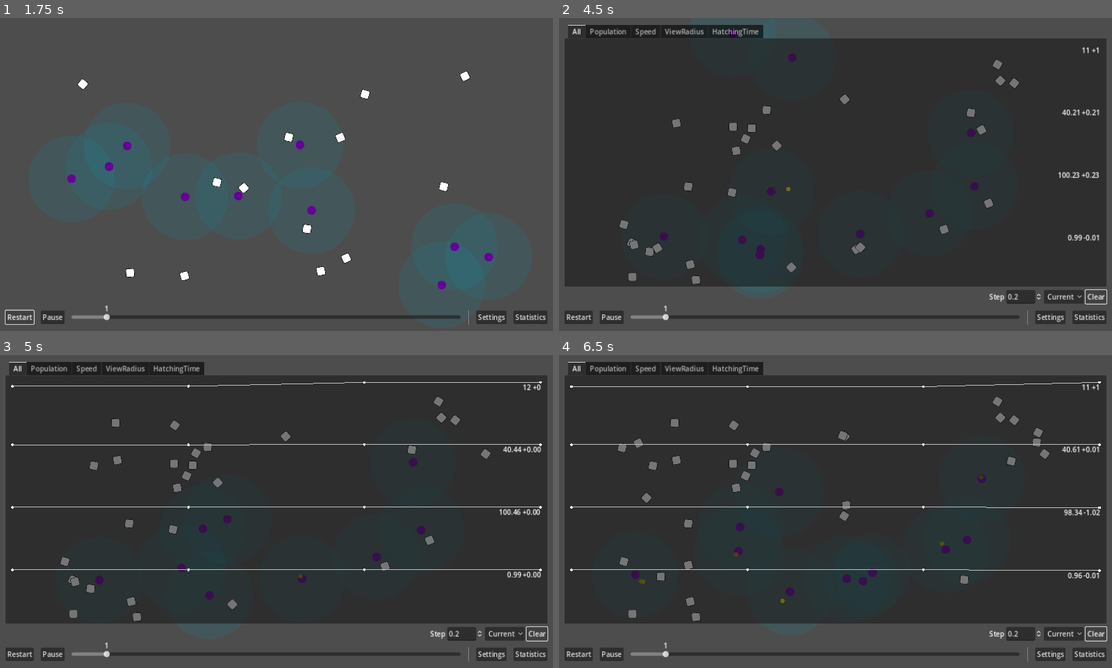
Above: before the commit, frames 1-4 (two rows, left to right).
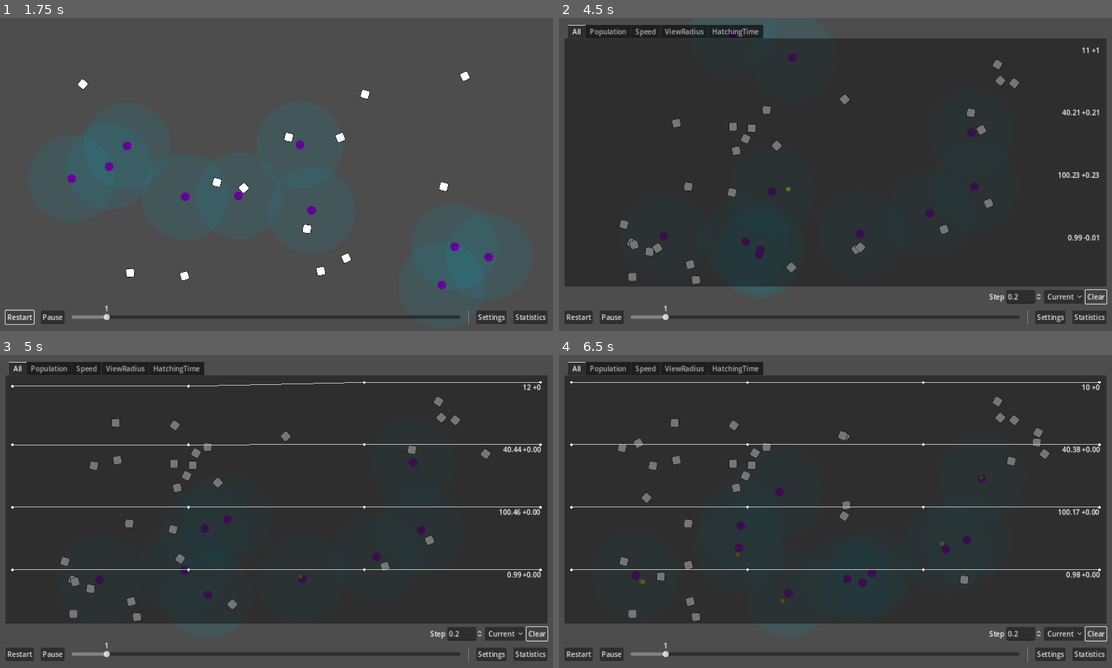
Above: after the commit, the same moments.

Repository: wivest/Natural-Selection
Game: Godot game, scene res://main.tscn
Same seed, same stepped clock (60 frames per second), same inputs: the game is played once before the commit and once after it.
Inputs:
- Up to frame 1 (1.75 s): click "Restart" at 0.5 s; click "Restart" at 1.25 s
- Up to frame 2 (4.5 s): click "Restart" at 2 s; click "Statistics" at 2.75 s; click "Current" at 3.5 s; click "Clear" at 4.25 s
- Up to frame 3 (5 s): no input
- Up to frame 4 (6.5 s): click "Current" at 5 s; click "Clear" at 5.75 s

Frame 1 is identical in both runs. In frame 2, less than 0.1% of the frame differs, in the area x 32-40%, y 54-78%; in frame 3, 0.1%; in frame 4, 0.9%, in the area x 2-98%, y 8-80%.

Commit message:
fix: deep copy genome when laying egg

Diff:
--- a/entities/creature/traits/genome.gd
+++ b/entities/creature/traits/genome.gd
@@ -14,7 +14,7 @@
 		gene.mutate()
 
 func divide() -> Genome:
-	var g: Genome = duplicate(true)
+	var g: Genome = deep_copy()
 	g.mutate()
 	return g
 
